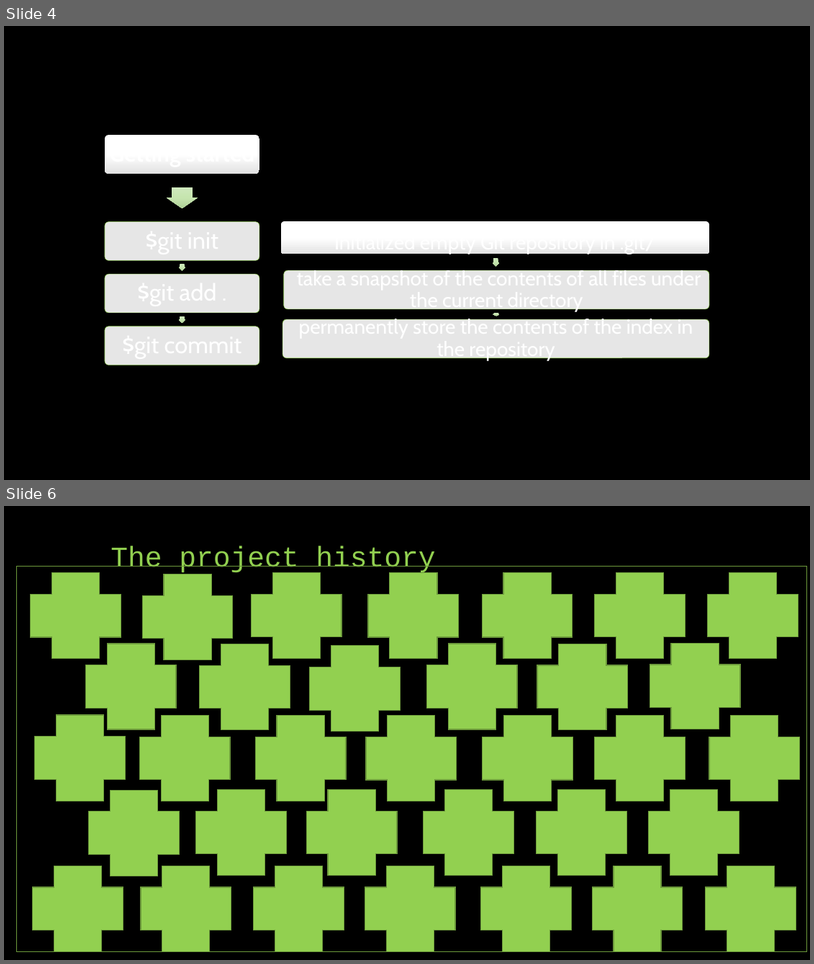
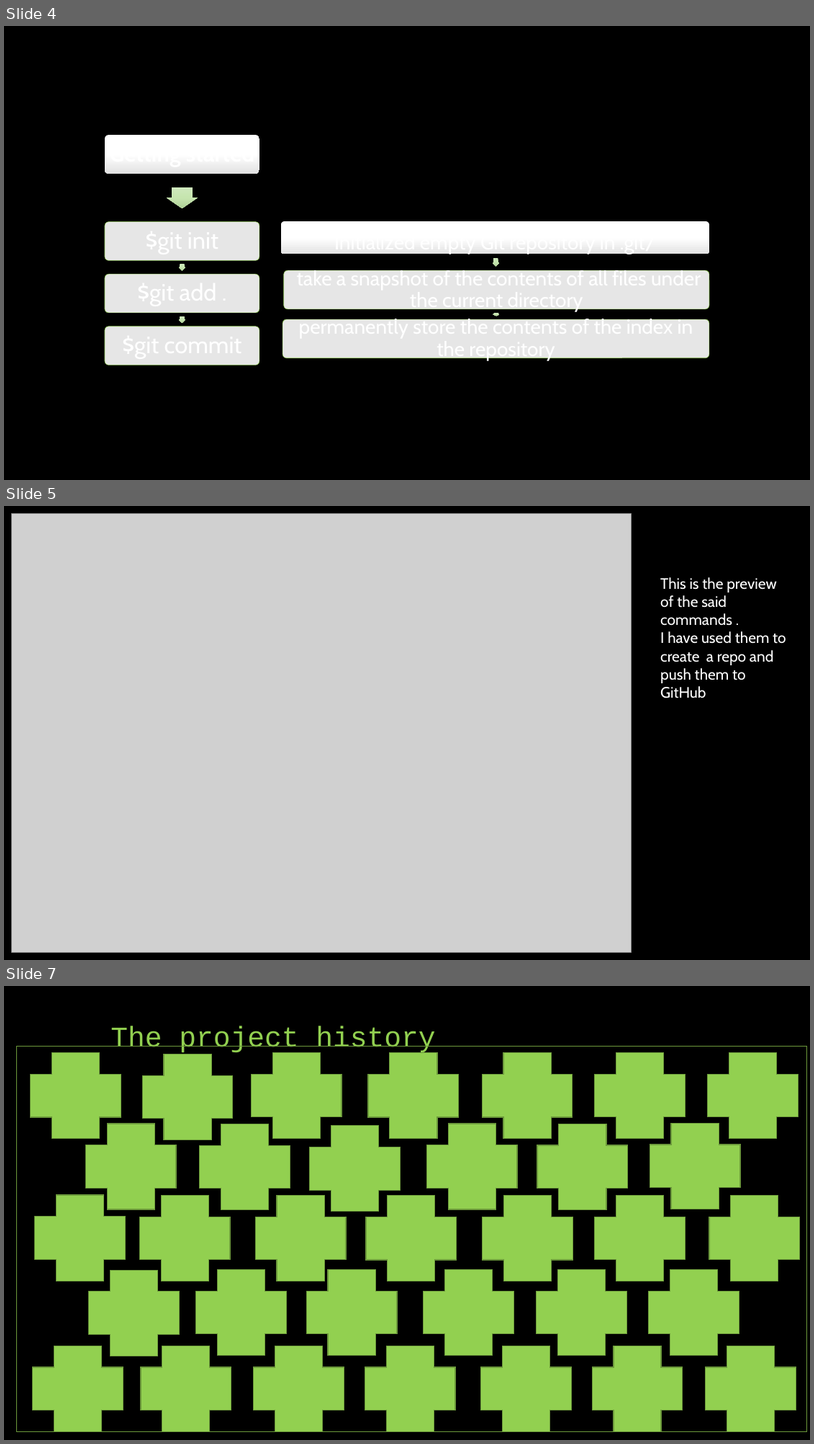
Before and after one commit to gwydion67/KOSS-presentation, a slide deck: New Git Concepts.pptx. Shown one above the other, each under a label of ours: slides 4 and 6 before the commit, slides 4, 5 and 7 after it; the slides between them are not shown. The pictures are 814x964 and 814x1444 pixels, drawn with LibreOffice and Linux fonts; fonts in the diff are those of the drawing; grey boxes stand for pictures. Boxes give left, top, right and bottom in pixels: in the first picture for what was removed or moved away, otherwise in the second. Text is boxed around its words. In the diff, an @@ line names an element or a change of style, - is before the commit and + after.

```diff
--- a/New Git Concepts.pptx
+++ b/New Git Concepts.pptx
@@ slide 5 added at (x1=4, y1=506, x2=810, y2=960), background #000000 @@
@@ picture added at (x1=12, y1=514, x2=632, y2=952) @@
@@ text added at (x1=661, y1=577, x2=787, y2=698), 18 pt, text #FFFFFF @@
+This is the preview of the said commands .
+I have used them to create a repo and push them to GitHub
@@ what was slide 6 is now slide 7 @@
```
Also in this commit, not shown: 3 slides changed, 1 other file.
